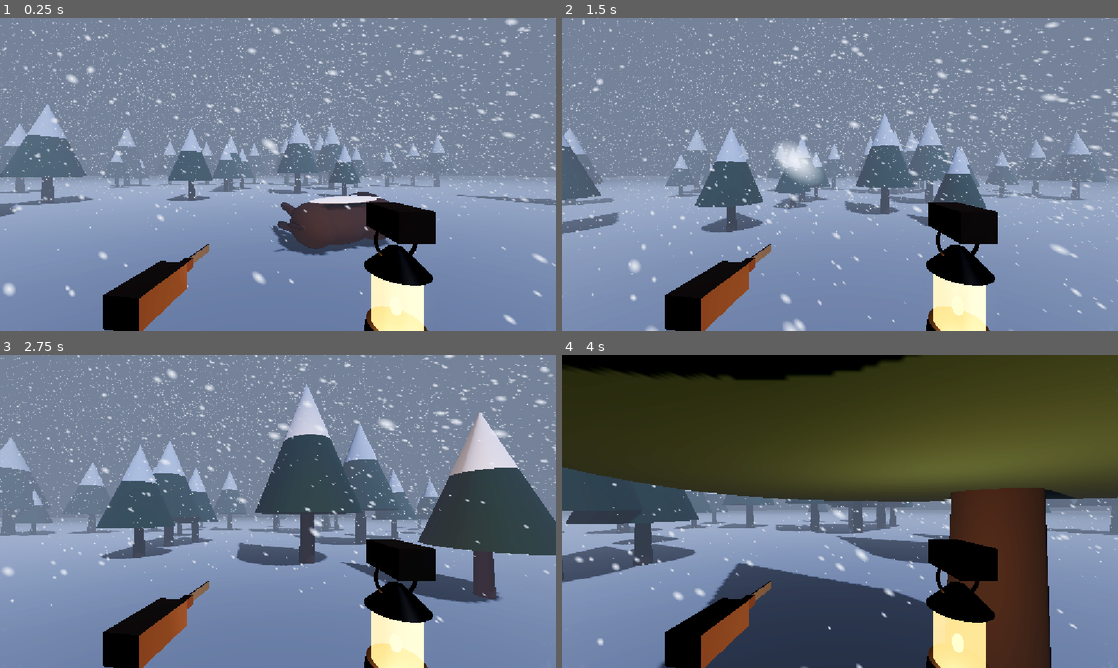
Above: before the commit, frames 1-4 (two rows, left to right).
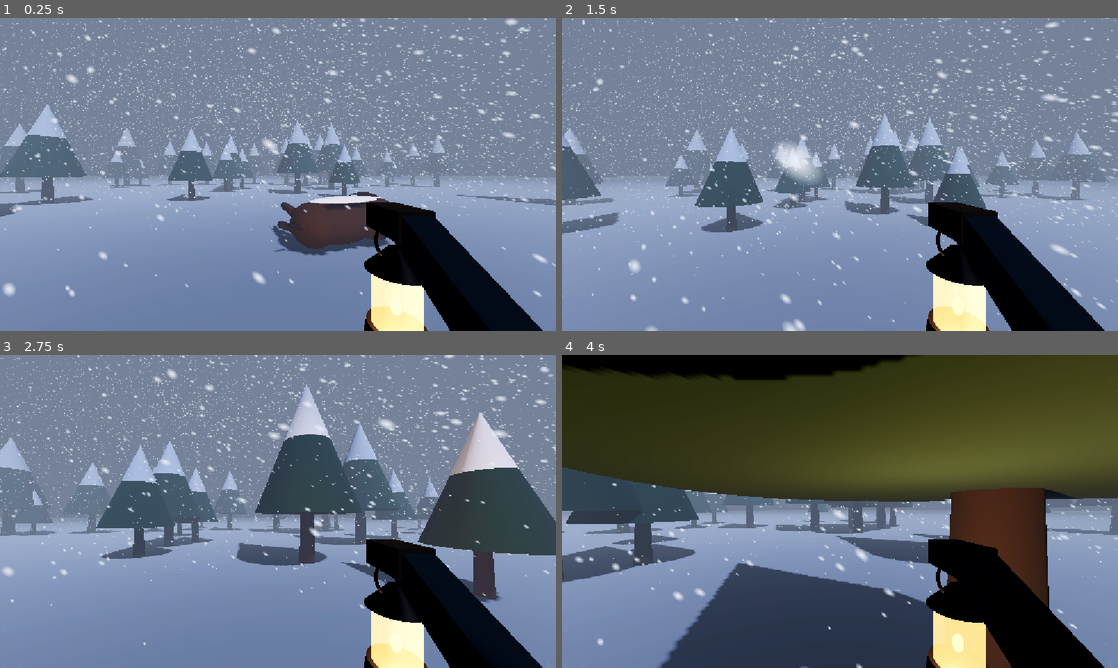
Above: after the commit, the same moments.

Repository: Fardeen16/Warm_Game
Game: Godot game, scene res://scenes/main.tscn
Same seed, same stepped clock (60 frames per second), same inputs: the game is played once before the commit and once after it.
Inputs (mouse positions are in pixels of both pictures, inside the frame that each line leads up to):
- Up to frame 1 (0.25 s): no input
- Up to frame 2 (1.5 s): move the mouse to (867, 174) at 0.52 s; hold E (interact) 0.53-1.28 s; hold W (move_forward) from 0.53 s (still down); tap Space (jump) at 0.77 s; move the mouse to (812, 174) at 1.27 s; tap E (interact) at 1.35 s
- Up to frame 3 (2.75 s): keep holding W (move_forward); tap Space (jump) at 1.52 s; move the mouse to (289, 505) at 2.02 s; hold E (interact) from 2.03 s (still down)
- Up to frame 4 (4 s): keep holding W (move_forward); move the mouse to (834, 517) at 2.77 s; release E (interact) at 2.78 s; tap E (interact) at 2.85 s; tap Space (jump) at 3.02, 3.77 s; move the mouse to (878, 514) at 3.52 s; hold E (interact) from 3.53 s (still down)

The runs differ from the first frame. In frame 1, 6.2% of the frame differs, in the area x 18-98%, y 64-100%; in frame 2, 6.2%; in frame 3, 6.2%; in frame 4, 6.2%.

Commit message:
Attach hands to arms, hide knife hand until cutting, limit looking down
Each hand gets a forearm running back to a shoulder point below the view.
The left (knife) hand stays out of sight and only rises into view while
cutting. Looking down is limited to 60 degrees, up to 80. Also keeps the
editor change that turns the snow clouds off.

Co-Authored-By: Claude Opus 5.5 <noreply@anthropic.com>

Diff:
--- a/scenes/main.tscn
+++ b/scenes/main.tscn
@@ -30,7 +30,6 @@
 fog_light_color = Color(0.42, 0.46, 0.53, 1)
 fog_density = 0.0397
 fog_sky_affect = 0.8
-volumetric_fog_enabled = true
 volumetric_fog_density = 0.01
 volumetric_fog_emission = Color(0.35, 0.38, 0.45, 1)
 volumetric_fog_emission_energy = 0.4
@@ -104,7 +103,7 @@
 
 [node name="InteractRay" type="RayCast3D" parent="Player/Head/Camera3D" unique_id=1697775168]
 
-[node name="Hands" parent="Player/Head/Camera3D" instance=ExtResource("8_hands")]
+[node name="Hands" parent="Player/Head/Camera3D" unique_id=852013023 instance=ExtResource("8_hands")]
 
 [node name="BisonCarcass" parent="." unique_id=1037808181 instance=ExtResource("5_bison")]
 transform = Transform3D(0.866025, 0, 0.5, 0, 1, 0, -0.5, 0, 0.866025, 1.5, 0, -5)
@@ -113,6 +112,7 @@
 script = ExtResource("2_storm")
 intensity = 0.99
 storm_speed = 2.5
+clouds_enabled = false
 cloud_density_storm = 0.69
 cloud_glow = 0.6
 cloud_coverage = 0.4
--- a/scenes/player/hands.tscn
+++ b/scenes/player/hands.tscn
@@ -28,6 +28,14 @@
 material = SubResource("StandardMaterial3D_steel")
 size = Vector3(0.005, 0.024, 0.11)
 
+[sub_resource type="StandardMaterial3D" id="StandardMaterial3D_sleeve"]
+albedo_color = Color(0.16, 0.18, 0.2, 1)
+roughness = 0.95
+
+[sub_resource type="BoxMesh" id="BoxMesh_arm"]
+material = SubResource("StandardMaterial3D_sleeve")
+size = Vector3(0.06, 0.06, 1)
+
 [node name="Hands" type="Node3D"]
 script = ExtResource("1_hands")
 
@@ -43,8 +51,9 @@
 light_energy = 1.0
 
 [node name="LeftHand" type="Node3D" parent="."]
-position = Vector3(-0.26, -0.24, -0.42)
-rotation_degrees = Vector3(0, -8, 0)
+visible = false
+position = Vector3(-0.22, -0.45, -0.3)
+rotation_degrees = Vector3(-20, -8, 0)
 
 [node name="Model" type="MeshInstance3D" parent="LeftHand"]
 cast_shadow = 0
@@ -62,3 +71,12 @@
 position = Vector3(0, 0.002, -0.12)
 cast_shadow = 0
 mesh = SubResource("BoxMesh_blade")
+
+[node name="RightArm" type="MeshInstance3D" parent="."]
+cast_shadow = 0
+mesh = SubResource("BoxMesh_arm")
+
+[node name="LeftArm" type="MeshInstance3D" parent="."]
+visible = false
+cast_shadow = 0
+mesh = SubResource("BoxMesh_arm")
--- a/scripts/hands.gd
+++ b/scripts/hands.gd
@@ -1,15 +1,22 @@
 class_name Hands
 extends Node3D
-## First-person hands: the right hand holds the lantern, the left holds a knife. While cutting,
-## the left hand reaches out to the cut and saws along it. Placeholder boxes for now; swap the
-## Model nodes for real hands and the Knife for your own model.
+## First-person hands: the right hand holds the lantern; the left holds a knife and only comes
+## up into view while cutting, reaching out to the cut and sawing along it. Each hand has a
+## forearm running back to a shoulder point below and behind the camera, so the hands read as
+## part of the body. Placeholder boxes for now; swap the Model, Arm and Knife meshes for real ones.
 
 ## How far the left hand can reach from the camera (m).
 @export var reach: float = 0.8
 ## Distance from the hand to the knife tip, so the tip touches the cut (m).
 @export var knife_length: float = 0.2
+## Where each arm starts, relative to the camera: below and just behind the view.
+@export var right_shoulder: Vector3 = Vector3(0.28, -0.45, 0.15)
+@export var left_shoulder: Vector3 = Vector3(-0.28, -0.45, 0.15)
 
+@onready var _right: Node3D = $RightHand
 @onready var _left: Node3D = $LeftHand
+@onready var _right_arm: Node3D = $RightArm
+@onready var _left_arm: Node3D = $LeftArm
 
 var _left_rest: Transform3D
 var _cutting := false
@@ -31,13 +38,22 @@
 
 func _process(delta: float) -> void:
 	_time += delta
+	_update_left_hand(delta)
+	_fit_arm(_right_arm, right_shoulder, _right)
+	_fit_arm(_left_arm, left_shoulder, _left)
+
+
+func _update_left_hand(delta: float) -> void:
 	_blend = move_toward(_blend, 1.0 if _cutting else 0.0, delta * 3.0)
+	# Out of sight below the view unless cutting.
+	_left.visible = _blend > 0.0
+	_left_arm.visible = _left.visible
 	if _blend <= 0.0:
 		_left.transform = _left_rest
 		return
 
-	# Reach from the lower left of the view toward the cut, knife pointing into it.
-	var shoulder := global_transform * Vector3(-0.15, -0.2, 0.0)
+	# Reach toward the cut, knife pointing into it.
+	var shoulder := global_transform * left_shoulder
 	var to_cut := _cut_point - shoulder
 	var dist := to_cut.length()
 	var dir := to_cut / maxf(dist, 0.001)
@@ -49,3 +65,15 @@
 
 	var resting := global_transform * _left_rest
 	_left.global_transform = resting.interpolate_with(reaching, smoothstep(0.0, 1.0, _blend))
+
+
+## Stretches a 1 m long arm mesh from the shoulder to the back of the hand.
+func _fit_arm(arm: Node3D, shoulder_local: Vector3, hand: Node3D) -> void:
+	var shoulder := global_transform * shoulder_local
+	var wrist := hand.global_transform * Vector3(0.0, 0.0, 0.05)
+	var along := wrist - shoulder
+	var length := along.length()
+	if length < 0.001:
+		return
+	var basis := Basis.looking_at(along / length, global_basis.y) * Basis.from_scale(Vector3(1.0, 1.0, length))
+	arm.global_transform = Transform3D(basis, (shoulder + wrist) * 0.5)
--- a/scripts/player.gd
+++ b/scripts/player.gd
@@ -17,6 +17,9 @@
 @export var mouse_sensitivity: float = 0.002
 ## How far away you can interact with things (m).
 @export var reach: float = 3.0
+## How far you can look down and up (degrees).
+@export_range(0.0, 89.0, 1.0) var max_look_down: float = 60.0
+@export_range(0.0, 89.0, 1.0) var max_look_up: float = 80.0
 ## Eye height when kneeling (m).
 @export var kneel_height: float = 0.95
 
@@ -47,7 +50,7 @@
 		if controls_enabled and _kneel_target == null:
 			rotate_y(-event.relative.x * mouse_sensitivity)
 			head.rotate_x(-event.relative.y * mouse_sensitivity)
-			head.rotation.x = clampf(head.rotation.x, deg_to_rad(-89.0), deg_to_rad(89.0))
+			head.rotation.x = clampf(head.rotation.x, deg_to_rad(-max_look_down), deg_to_rad(max_look_up))
 	elif event.is_action_pressed("ui_cancel"):
 		Input.mouse_mode = Input.MOUSE_MODE_VISIBLE
 	elif event is InputEventMouseButton and event.pressed:
